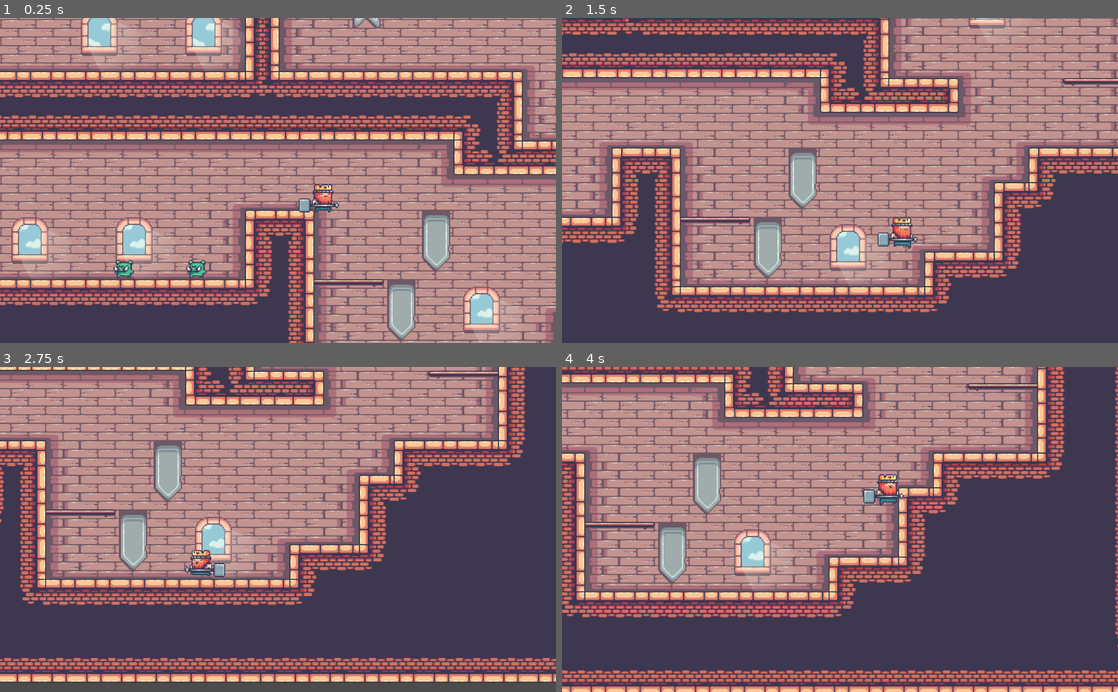
Above: before the commit, frames 1-4 (two rows, left to right).
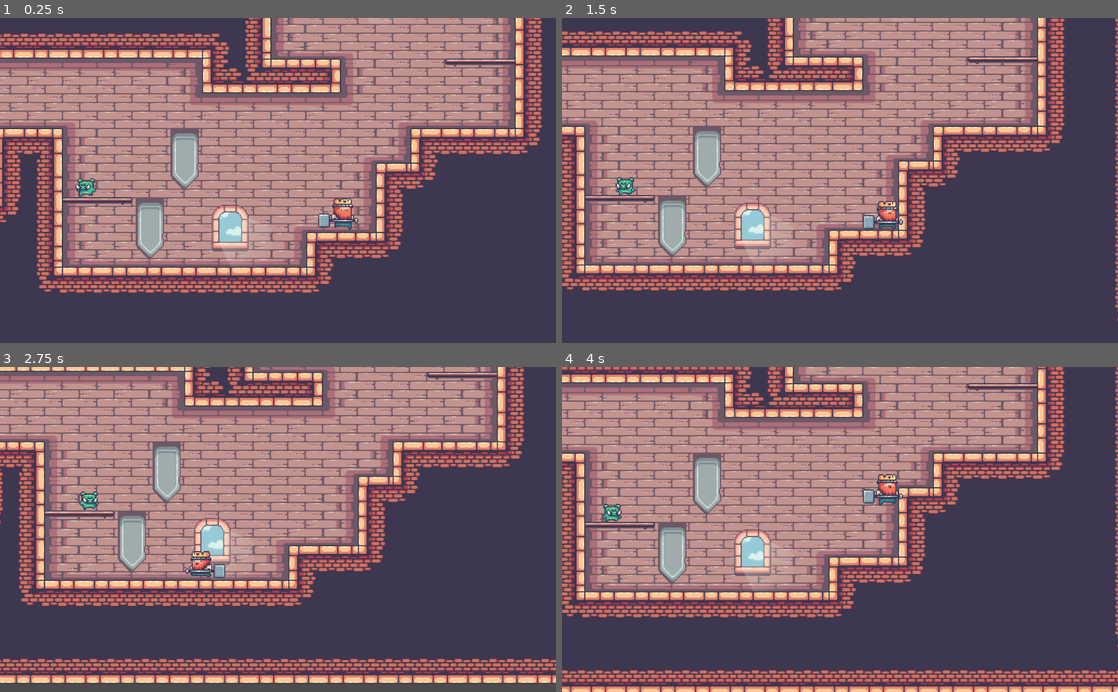
Above: after the commit, the same moments.

Repository: willyjinx96/Juego_281
Game: Godot game, scene res://Pruebas/Main_level.tscn
Same seed, same stepped clock (60 frames per second), same inputs: the game is played once before the commit and once after it. The project has no main scene, so this scene is started directly.
Inputs:
- Up to frame 1 (0.25 s): no input
- Up to frame 2 (1.5 s): hold C 0.53-1.28 s; hold Right (ui_right) from 0.53 s (still down); tap Up (ui_up) at 0.77 s; tap X at 1.35 s
- Up to frame 3 (2.75 s): tap Up (ui_up) at 1.52 s; release Right (ui_right) at 2.03 s; hold Left (ui_left) from 2.03 s (still down); hold C from 2.03 s (still down)
- Up to frame 4 (4 s): release Left (ui_left) at 2.78 s; release C at 2.78 s; hold Right (ui_right) from 2.78 s (still down); tap X at 2.85 s; tap Up (ui_up) at 3.02, 3.77 s; hold C from 3.53 s (still down)

The runs differ from the first frame. In frame 1, 81% of the frame differs, in the area x 0-100%, y 0-100%; in frame 2, 63%; in frame 3, 31%; in frame 4, 0.3%.

Commit message:
se modifico layers y mask para prueba de ia del cerdito

Diff:
--- a/Jugador/Rey_p1.gd
+++ b/Jugador/Rey_p1.gd
@@ -194,3 +194,11 @@
 		hurt=false
 		attacking=false
 		MAX_SPEED=200
+
+
+
+#WILLY ESTO HICE PARA PROBAR EL LLAMADO DEL CERDITO AL HACERLE DAÑO :V
+func _on_ataque_body_entered(body):
+
+	print(body.name)
+	body.hacerDanio()
--- a/Jugador/Rey_p1.tscn
+++ b/Jugador/Rey_p1.tscn
@@ -30,7 +30,7 @@
 
 [node name="KinematicBody2D" type="KinematicBody2D"]
 pause_mode = 1
-collision_mask = 55
+collision_mask = 2
 script = ExtResource( 2 )
 vidas = 3
 
@@ -58,6 +58,9 @@
 smoothing_speed = 15.0
 
 [node name="ataque" type="Area2D" parent="."]
+input_pickable = false
+collision_layer = 0
+collision_mask = 2
 __meta__ = {
 "_edit_group_": true
 }
@@ -75,5 +78,6 @@
 [connection signal="attack" from="." to="." method="_on_KinematicBody2D_attack"]
 [connection signal="animation_finished" from="movement" to="." method="_on_movement_animation_finished"]
 [connection signal="animation_finished" from="movement/AnimationPlayer" to="." method="_on_AnimationPlayer_animation_finished"]
+[connection signal="body_entered" from="ataque" to="." method="_on_ataque_body_entered"]
 [connection signal="area_entered" from="danio" to="." method="_on_danio_area_entered"]
 [connection signal="body_entered" from="danio" to="." method="_on_danio_body_entered"]
--- a/Pruebas/Main_level.tscn
+++ b/Pruebas/Main_level.tscn
@@ -68,14 +68,15 @@
 [node name="queen" type="AnimatedSprite" parent="."]
 position = Vector2( 929.453, 79.2353 )
 frames = SubResource( 7 )
-frame = 3
+frame = 5
 playing = true
 
 [node name="Rey_p1" parent="." instance=ExtResource( 3 )]
-position = Vector2( 542.312, 420.936 )
+position = Vector2( 737.198, 468.99 )
+vidas = 9
 
 [node name="CerdoEnemigo2" parent="." instance=ExtResource( 6 )]
 position = Vector2( 410.267, 491.857 )
 
 [node name="CerdoEnemigo" parent="." instance=ExtResource( 6 )]
-position = Vector2( 477.553, 484.365 )
+position = Vector2( 607.032, 460.338 )
